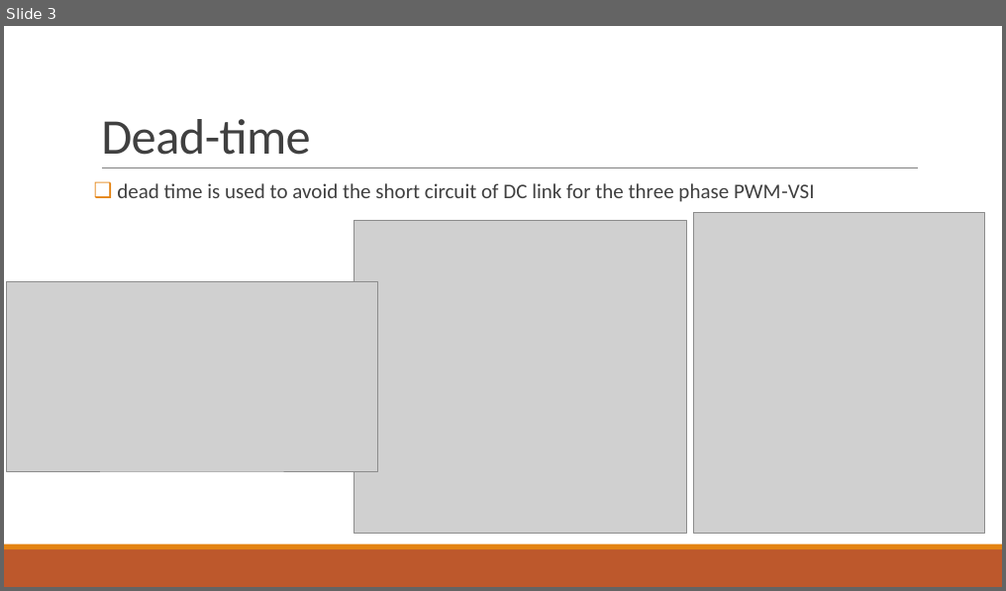
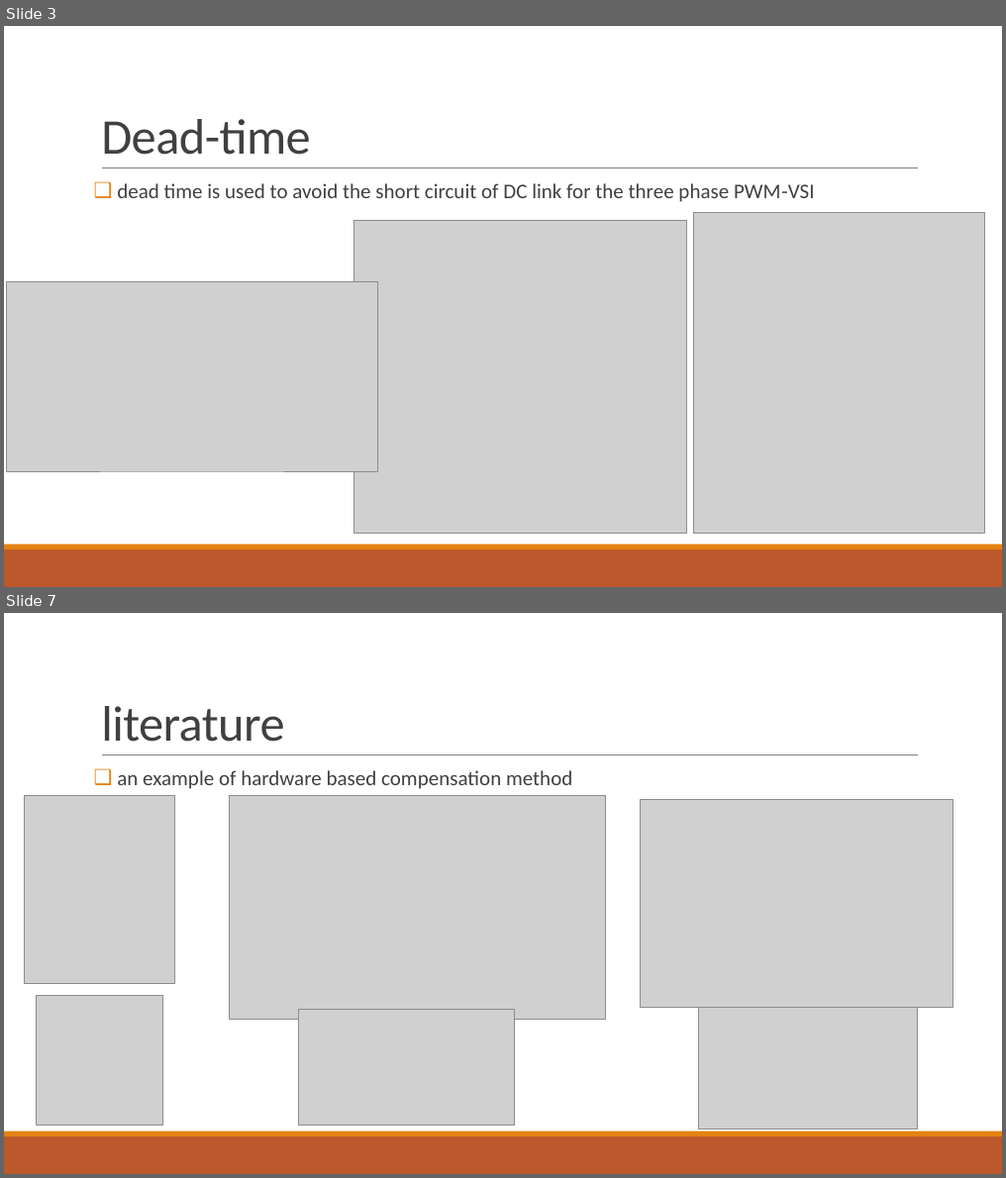
Before and after one commit to hyuruk/doktora, a slide deck: tik/tikMay2018.pptx. Shown one above the other, each under a label of ours: slide 3 before the commit, slides 3 and 7 after it; the slides between them are not shown. The pictures are 1006x591 and 1006x1178 pixels, drawn with LibreOffice and Linux fonts; fonts in the diff are those of the drawing; grey boxes stand for pictures. Boxes give left, top, right and bottom in pixels: in the first picture for what was removed or moved away, otherwise in the second. Text is boxed around its words. In the diff, an @@ line names an element or a change of style, - is before the commit and + after.

```diff
--- a/tik/tikMay2018.pptx
+++ b/tik/tikMay2018.pptx
@@ slide 7 added at [4,613,1002,1174], background #FFFFFF; not listed: 3 template elements that a slide beside it also shows @@
@@ title added at [101,706,284,742], 48 pt, text #404040 @@
+literature
@@ text added at [117,770,572,789], 20 pt, text #404040 @@
+❑ an example of hardware based compensation method
@@ picture added at [24,796,174,983] @@
@@ picture added at [230,796,606,1020] @@
@@ picture added at [641,799,953,1007] @@
@@ picture added at [36,996,162,1126] @@
@@ picture added at [298,1010,515,1126] @@
@@ picture added at [699,1008,918,1130] @@
```
Also in this commit, not shown: 2 slides changed, 4 other slides added.
